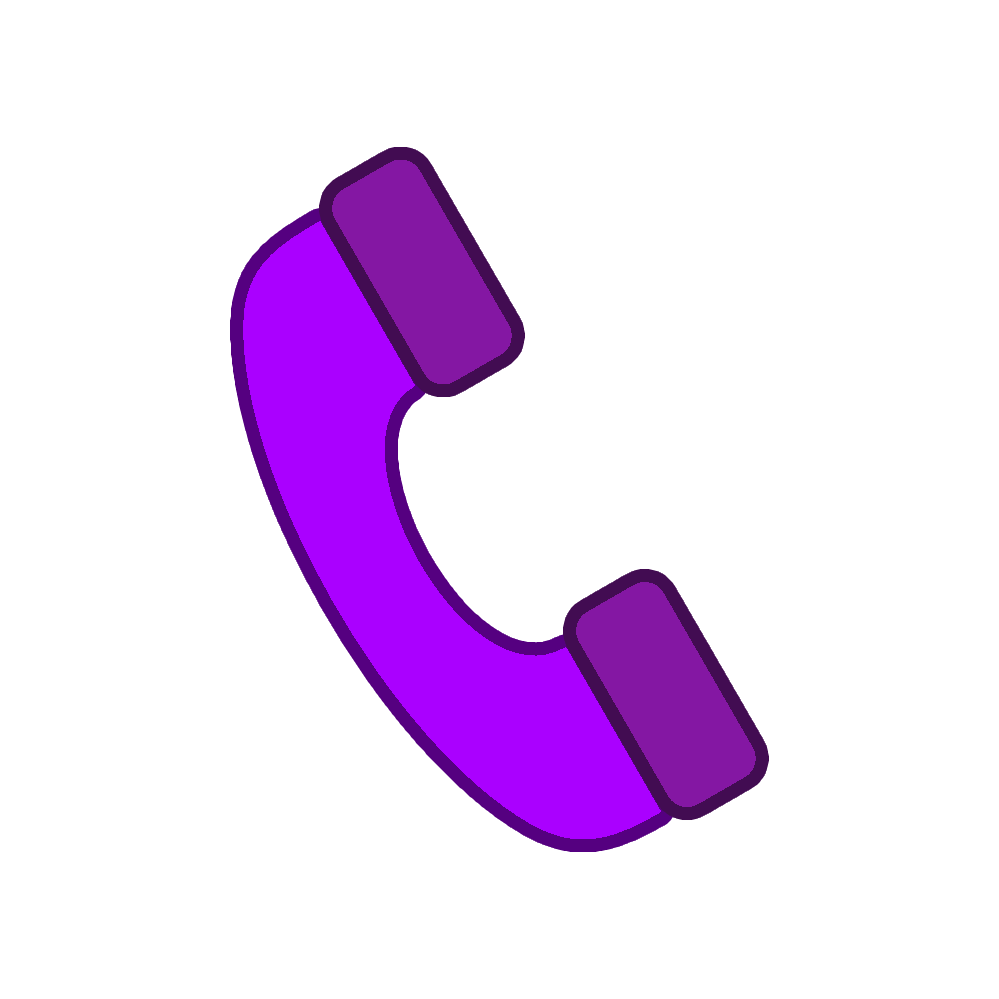
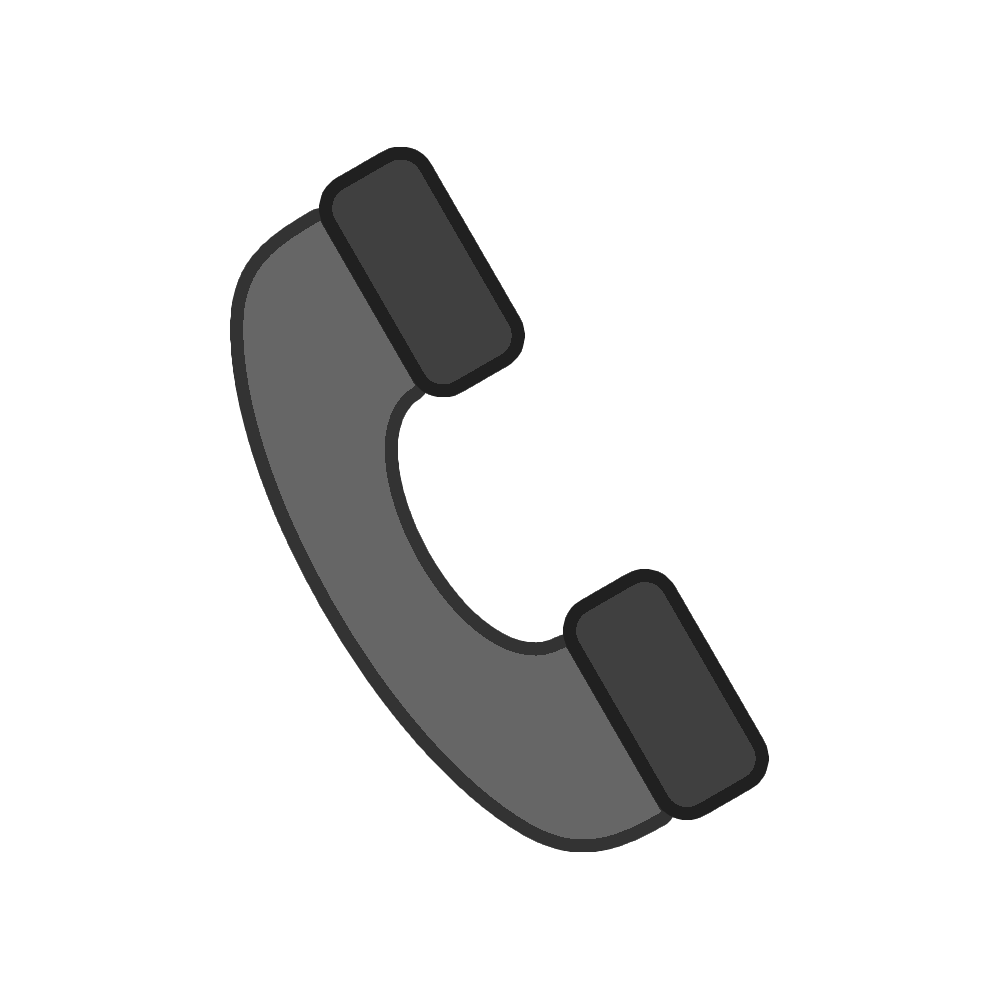
The second 999 × 999 image is a revision of the first. Changes to its layers:
added layer "Color Fill 1 copy 3" above "Color Fill 1 copy 2" over [230, 147, 769, 852]
hid "Group 1 copy" over [230, 147, 769, 852]
hid "Color Fill 1", painted on it over [230, 147, 769, 852]
hid "Color Fill 2", painted on it over [230, 147, 769, 852]
